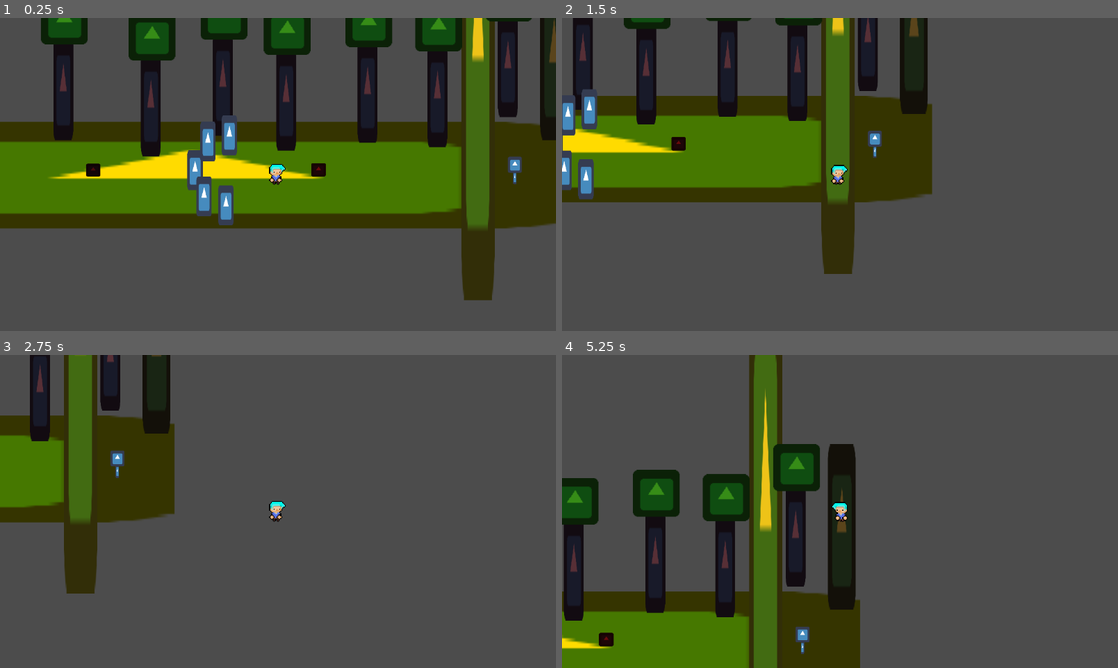
Above: before the commit, frames 1-4 (two rows, left to right).
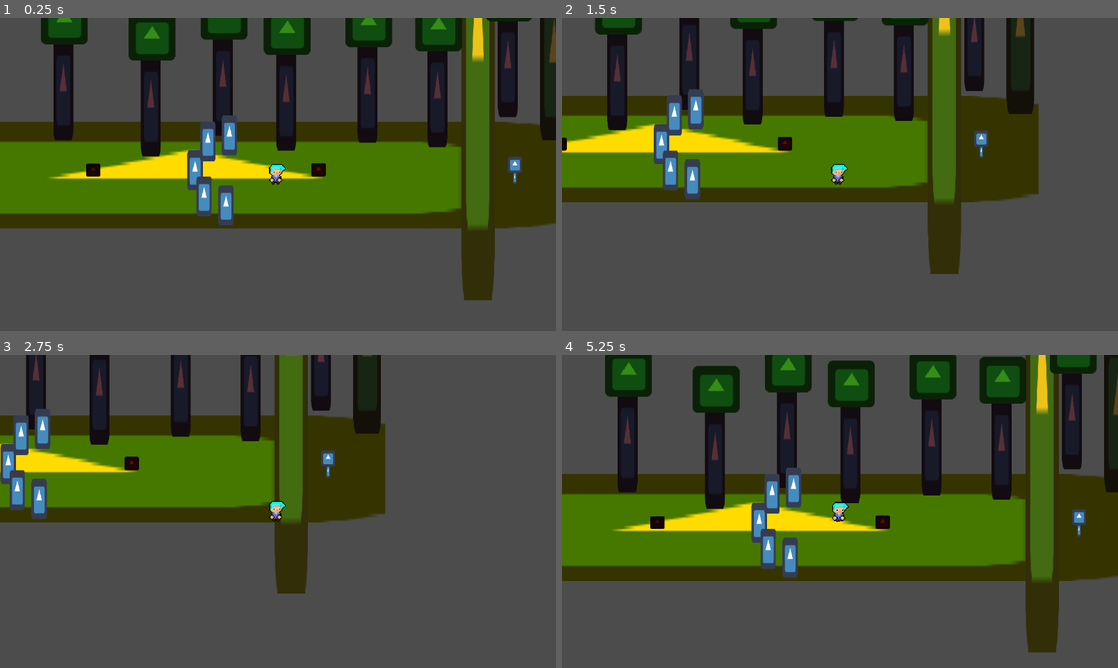
Above: after the commit, the same moments.

Repository: kjanuska/Independent-Study-Game
Game: Godot game, scene res://Scenes/Main.tscn
Two runs of this game, one before a commit and one after it. Both use one fixed random seed, a clock stepped at 60 frames per second and the inputs below. The engine's default icon, where the game draws it, is replaced by a stand-in: a white triangle on a blue panel in a dark square.
Inputs (mouse positions are in pixels of both pictures, inside the frame that each line leads up to):
- Up to frame 1 (0.25 s): no input
- Up to frame 2 (1.5 s): tap Enter at 0.5 s; move the mouse to (962, 158) at 0.52 s; hold D (ui_right) 0.53-1.28 s; tap Space (space) at 0.6 s; move the mouse to (728, 190) at 1.27 s; hold S (ui_down) from 1.28 s (still down); tap E (Interact) at 1.35 s
- Up to frame 3 (2.75 s): tap Space (space) at 1.55, 2, 2.3 s; move the mouse to (333, 442) at 2.02 s; release S (ui_down) at 2.03 s; hold D (ui_right) from 2.03 s (still down); click (333, 442) at 2.1 s
- Up to frame 4 (5.25 s): move the mouse to (812, 574) at 2.77 s; release D (ui_right) at 2.78 s; hold W (ui_up) 2.78-3.53 s; right-click (812, 574) at 2.85 s; tap Space (space) at 3.05, 3.6, 4.35 s; move the mouse to (1006, 558) at 3.52 s; hold A (ui_left) 3.53-5.03 s; move the mouse to (673, 464) at 4.27 s; move the mouse to (867, 511) at 5.02 s; hold S (ui_down) from 5.03 s (still down); hold E (Interact) from 5.03 s (still down)

The runs differ from the first frame. In frame 1, less than 0.1% of the frame differs, in the area x 48-50%, y 52-54%; in frame 2, 33%; in frame 3, 30%; in frame 4, 67%, in the area x 0-100%, y 0-100%.

Commit message:
state machine beginnings

Diff:
--- a/Scenes/Player.tscn
+++ b/Scenes/Player.tscn
@@ -1,8 +1,12 @@
-[gd_scene load_steps=10 format=2]
+[gd_scene load_steps=15 format=2]
 
 [ext_resource path="res://Scripts/Player.gd" type="Script" id=1]
 [ext_resource path="res://Assets/Final Protaganist (walking).png" type="Texture" id=2]
 [ext_resource path="res://Scripts/PlayerHurtbox.gd" type="Script" id=3]
+[ext_resource path="res://Scripts/MovementStateMachine.gd" type="Script" id=4]
+[ext_resource path="res://Scripts/StateMachine/States/Idle.gd" type="Script" id=5]
+[ext_resource path="res://Scripts/StateMachine/States/Walk.gd" type="Script" id=6]
+[ext_resource path="res://Scripts/StateMachine/States/Dash.gd" type="Script" id=7]
 
 [sub_resource type="RectangleShape2D" id=1]
 extents = Vector2( 9.11818, 10.7913 )
@@ -17,10 +21,25 @@
 [sub_resource type="RectangleShape2D" id=3]
 
 [sub_resource type="Animation" id=4]
+resource_name = "dash"
+length = 0.2
+tracks/0/type = "value"
+tracks/0/path = NodePath("Sprite:modulate")
+tracks/0/interp = 1
+tracks/0/loop_wrap = true
+tracks/0/imported = false
+tracks/0/enabled = true
+tracks/0/keys = {
+"times": PoolRealArray( 0, 0.2 ),
+"transitions": PoolRealArray( 1, 1 ),
+"update": 0,
+"values": [ Color( 0, 0.0862745, 1, 1 ), Color( 1, 1, 1, 1 ) ]
+}
+
+[sub_resource type="Animation" id=5]
 length = 0.2
 
 [sub_resource type="Animation" id=6]
-resource_name = "idle"
 length = 0.001
 tracks/0/type = "value"
 tracks/0/path = NodePath("Sprite:frame")
@@ -35,8 +54,9 @@
 "values": [ 0 ]
 }
 
-[sub_resource type="Animation" id=5]
+[sub_resource type="Animation" id=7]
 length = 0.6
+loop = true
 step = 0.01
 tracks/0/type = "value"
 tracks/0/path = NodePath("Sprite:frame")
@@ -101,11 +121,24 @@
 
 [node name="AnimationPlayer" type="AnimationPlayer" parent="."]
 playback_speed = 1.5
-anims/hurt = SubResource( 4 )
+anims/dash = SubResource( 4 )
+anims/hurt = SubResource( 5 )
 anims/idle = SubResource( 6 )
-anims/walk = SubResource( 5 )
+anims/walk = SubResource( 7 )
 
-[connection signal="timeout" from="DashTimer" to="." method="_on_DashTimer_timeout"]
-[connection signal="timeout" from="DashTimer" to="." method="_on_Timer_timeout"]
-[connection signal="timeout" from="DashCooldown" to="." method="_on_DashCooldown_timeout"]
+[node name="MovementStates" type="Node" parent="."]
+script = ExtResource( 4 )
+START_STATE = NodePath("Idle")
+
+[node name="Idle" type="Node2D" parent="MovementStates"]
+script = ExtResource( 5 )
+
+[node name="Walk" type="Node2D" parent="MovementStates"]
+script = ExtResource( 6 )
+
+[node name="Dash" type="Node2D" parent="MovementStates"]
+script = ExtResource( 7 )
+
+[connection signal="timeout" from="DashTimer" to="MovementStates/Dash" method="_on_DashTimer_timeout"]
+[connection signal="timeout" from="DashCooldown" to="MovementStates/Dash" method="_on_DashCooldown_timeout"]
 [connection signal="timeout" from="Hurtbox/InvincibilityPeriod" to="Hurtbox" method="_on_InvincibilityPeriod_timeout"]
--- /dev/null
+++ b/Scripts/MovementStateMachine.gd
@@ -0,0 +1,17 @@
+extends "res://Scripts/StateMachine/StateMachine.gd"
+
+func _ready():
+	states_map = {
+		"idle": $Idle,
+		"walk": $Walk,
+		"dash": $Dash
+	}
+
+func _change_state(state_name):
+	if not _active:
+		return
+#	if state_name in ["stagger", "jump", "attack"]:
+#		states_stack.push_front(states_map[state_name])
+	if state_name == "dash" and current_state == $Walk:
+		$Dash.enter($Walk.speed, $Walk.move_direction)
+	._change_state(state_name)
--- a/Scripts/PickupWeapon.gd
+++ b/Scripts/PickupWeapon.gd
@@ -14,7 +14,7 @@
 	if body.get_name() == "Player":
 		is_colliding =  false
 
-func _input(event):
+func _input(_event):
 	if Input.is_action_pressed("Interact") && is_colliding:
 		player.pickup(weapon_id)
 		queue_free()
--- a/Scripts/Player.gd
+++ b/Scripts/Player.gd
@@ -1,9 +1,6 @@
 extends KinematicBody2D
 
-#speed that the player travels at
-var SPEED = 300
-#player direction vector
-var motion = Vector2()
+
 #is the player currently moving using the WASD keys
 var moving = false
 #is the player in the process of dashing
@@ -61,12 +58,7 @@
 	player.set_z_index(1)
 
 #check for movement input, dash, move character
-func _physics_process(delta):
-	if dashing == false:
-		motion.x = 0
-		motion.y = 0
-		moving = false
-
+func _physics_process(_delta):
 	mouse_rotation = get_angle_to(get_global_mouse_position()) + self.get_rotation()
 
 	if can_move:
@@ -77,38 +69,13 @@
 
 	if Input.is_action_just_pressed("space"):
 		if moving && dashing == false && $DashCooldown.is_stopped():
-			SPEED *= 5
-			dashing = true
-			can_move = false
 			$DashTimer.start()
-
-	move_and_slide(motion.normalized() * SPEED)
 
 	if Input.is_action_just_pressed("ui_cancel"):
 		get_tree().quit()
 
 #get input for WASD, left and right mouse buttons
 func get_input():
-	if Input.is_action_pressed("ui_right"):
-		motion.x = SPEED
-		moving = true
-		$Sprite.flip_h = false
-		$AnimationPlayer.play("walk")
-
-	if Input.is_action_pressed("ui_left"):
-		motion.x = -SPEED
-		moving = true
-		$Sprite.flip_h = true
-		$AnimationPlayer.play("walk")
-
-	if Input.is_action_pressed("ui_up"):
-		motion.y = -SPEED
-		moving = true
-
-	if Input.is_action_pressed("ui_down"):
-		motion.y = SPEED
-		moving = true
-
 	if Input.is_action_pressed("shoot"):
 #		only equip ranged if currently equipped melee
 		if equipped_ranged != null:
@@ -219,14 +186,3 @@
 			side = 0
 		else:
 			current_weapon.position.x = 15
-
-#timer that sets how long and how fast you dash
-func _on_DashTimer_timeout():
-	SPEED = 300
-	can_move = true
-	dashing = false
-	$DashCooldown.start()
-
-#timer for a cooldown after you dash (can't spam)
-func _on_DashCooldown_timeout():
-	$DashCooldown.stop()
--- /dev/null
+++ b/Scripts/StateMachine/Motion.gd
@@ -0,0 +1,15 @@
+extends "States.gd"
+
+var move_direction = Vector2()
+var speed = 0.0
+
+func get_input_direction():
+	#player direction vector
+	var move_direction = Vector2()
+	move_direction.x = int(Input.is_action_pressed("ui_right")) - int(Input.is_action_pressed("ui_left"))
+	move_direction.y = int(Input.is_action_pressed("ui_down")) - int(Input.is_action_pressed("ui_up"))
+	return move_direction
+
+func move(speed_value, direction):
+	var motion = direction.normalized() * speed_value
+	owner.move_and_slide(motion)
--- /dev/null
+++ b/Scripts/StateMachine/StateMachine.gd
@@ -0,0 +1,56 @@
+extends Node
+
+signal state_changed(current_state)
+
+export(NodePath) var START_STATE
+var states_map = {}
+
+var states_stack = []
+var current_state = null
+var _active = false setget set_active
+
+func _ready():
+	for child in get_children():
+		child.connect("finished", self, "_change_state")
+	initialize(START_STATE)
+
+func initialize(start_state):
+	set_active(true)
+	states_stack.push_front(get_node(start_state))
+	current_state = states_stack[0]
+	current_state.enter()
+
+func set_active(value):
+	_active = value
+	set_physics_process(value)
+	set_process_input(value)
+	if not _active:
+		states_stack = []
+		current_state = null
+
+func _input(event):
+	current_state.handle_input(event)
+
+func _physics_process(delta):
+	current_state.update(delta)
+
+func _on_animation_finished(anim_name):
+	if not _active:
+		return
+	current_state._on_animation_finished(anim_name)
+
+func _change_state(state_name):
+	if not _active:
+		return
+	current_state.exit()
+
+	if state_name == "previous":
+		states_stack.pop_front()
+	else:
+		states_stack[0] = states_map[state_name]
+
+	current_state = states_stack[0]
+	emit_signal("state_changed", current_state)
+
+	if state_name != "previous":
+		current_state.enter()
--- /dev/null
+++ b/Scripts/StateMachine/States.gd
@@ -0,0 +1,20 @@
+extends Node
+
+signal finished(next_state_name)
+
+# Initialize the state. E.g. change the animation
+func enter():
+	return
+
+# Clean up the state. Reinitialize values like a timer
+func exit():
+	return
+
+func handle_input(_event):
+	return
+
+func update(_delta):
+	return
+
+func _on_animation_finished(anim_name):
+	return
--- /dev/null
+++ b/Scripts/StateMachine/States/Dash.gd
@@ -0,0 +1,19 @@
+extends "../Motion.gd"
+
+onready var dash_cooldown = owner.get_node("DashCooldown")
+
+func enter():
+	if dash_cooldown.is_stopped():
+		speed *= 5
+		var move_direction = get_input_direction()
+
+		owner.get_node("AnimationPlayer").play("dash")
+		.move(speed, move_direction)
+		owner.get_node("DashTimer").start()
+
+func _on_DashTimer_timeout():
+	speed /= 5
+	dash_cooldown.start()
+
+func _on_DashCooldown_timeout():
+	dash_cooldown.stop()
--- /dev/null
+++ b/Scripts/StateMachine/States/Idle.gd
@@ -0,0 +1,12 @@
+extends "res://Scripts/StateMachine/Motion.gd"
+
+func enter():
+	owner.get_node("AnimationPlayer").play("idle")
+
+func handle_input(event):
+	return .handle_input(event)
+
+func update(_delta):
+	var motion = get_input_direction()
+	if motion:
+		emit_signal("finished", "walk")
--- /dev/null
+++ b/Scripts/StateMachine/States/Walk.gd
@@ -0,0 +1,16 @@
+extends "../Motion.gd"
+
+#speed that the player travels at
+export (float) var SPEED = 300
+
+func enter():
+	speed = 0.0
+	move_direction = Vector2()
+	owner.get_node("AnimationPlayer").play("walk")
+
+func update(_delta):
+	var move_direction = get_input_direction()
+	if not move_direction:
+		emit_signal("finished", "idle")
+	speed = SPEED
+	.move(speed, move_direction)
